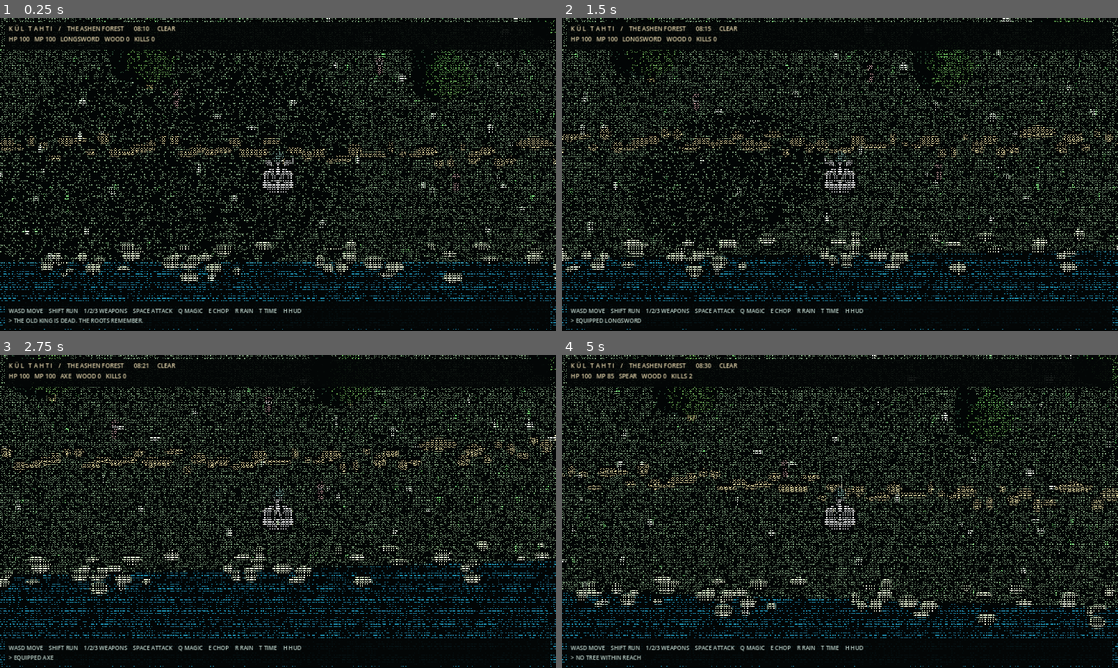
Above: before the commit, frames 1-4 (two rows, left to right).
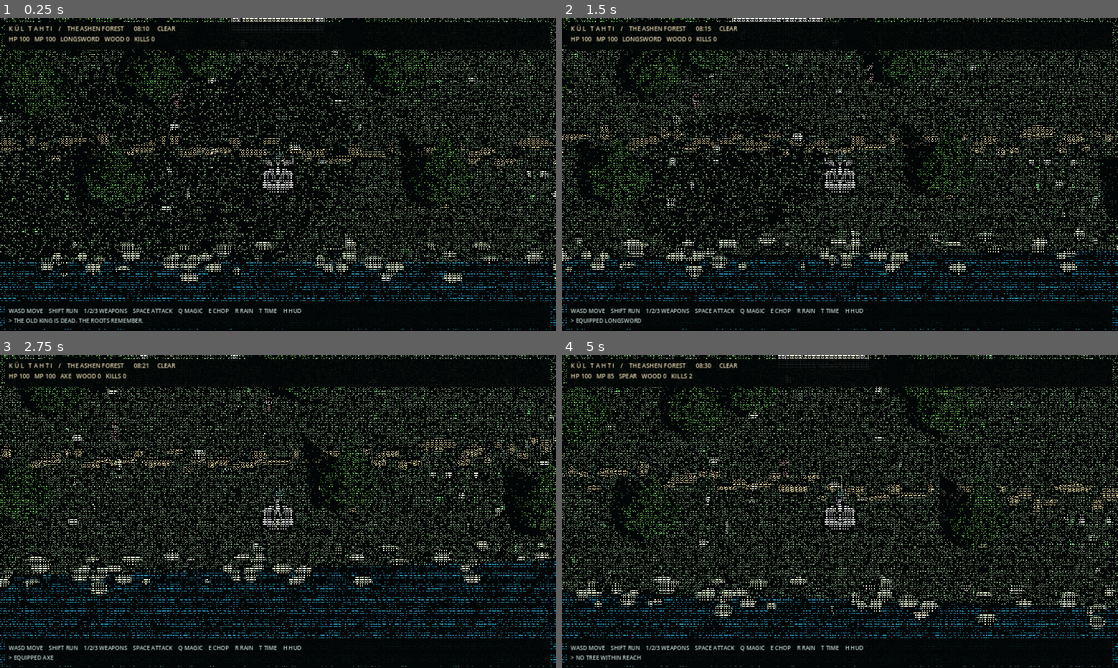
Above: after the commit, the same moments.

Repository: furkhans4o4-create/KUL-TAHTI
Game: Godot game, scene res://scenes/main.tscn
The game is run twice, just before and just after one commit, with the same random seed, the same clock (stepped at 60 frames per second) and the same inputs.
Inputs:
- Up to frame 1 (0.25 s): no input
- Up to frame 2 (1.5 s): tap Enter at 0.5 s; hold D 0.53-1.28 s; hold Shift 0.53-1.28 s; tap Space at 0.77 s; hold S from 1.28 s (still down); tap 1 at 1.35 s
- Up to frame 3 (2.75 s): tap Space at 1.52 s; release S at 2.03 s; hold D from 2.03 s (still down); tap 2 at 2.1 s
- Up to frame 4 (5 s): release D at 2.78 s; hold W 2.78-3.53 s; tap 3 at 2.85 s; tap Space at 3.02, 3.77, 4.52 s; hold A from 3.53 s (still down); tap Q at 3.6 s; tap E at 4.35 s

The runs differ from the first frame. In frame 1, 2.5% of the frame differs, in the area x 0-100%, y 0-84%; in frame 2, 2.1%; in frame 3, 1.8%; in frame 4, 2.5%.

Commit message:
Create recognizable ruined shrine and hand-placed forest silhouettes in 3D ASCII test scene

Diff:
--- a/scripts/forest3d.gd
+++ b/scripts/forest3d.gd
@@ -43,6 +43,7 @@
     _grass()
     _trees()
     _stones()
+    _shrine()
     _player()
     _enemies()
     _camera()
@@ -180,12 +181,12 @@
     trunk_instances.transform_format = MultiMesh.TRANSFORM_3D
     trunk_instances.use_colors = true
     trunk_instances.mesh = trunk_mesh
-    trunk_instances.instance_count = 95
+    trunk_instances.instance_count = 72
     crown_instances = MultiMesh.new()
     crown_instances.transform_format = MultiMesh.TRANSFORM_3D
     crown_instances.use_colors = true
     crown_instances.mesh = leaf_mesh
-    crown_instances.instance_count = 95 * 3
+    crown_instances.instance_count = 72 * 3
 
     var trunk_vis := MultiMeshInstance3D.new()
     trunk_vis.multimesh = trunk_instances
@@ -196,10 +197,19 @@
     leaves_vis.material_override = mat_foliage
     add_child(leaves_vis)
 
-    for i in range(95):
+    var landmark_trees: Array[Vector2] = [
+        Vector2(-9.5,-8.2),Vector2(9.6,-8.9),
+        Vector2(-15.5,-14.0),Vector2(15.0,-15.8),
+        Vector2(-12.5,2.0),Vector2(12.5,1.5),
+        Vector2(-6.2,-20.0),Vector2(7.6,-20.8)
+    ]
+    for i in range(72):
         var x: float = rng.randf_range(-51, 51)
         var z: float = rng.randf_range(-44, 40)
-        if Vector2(x,z).length()<10.0 or z>6.8 or absf(z+2.7)<2.2:
+        if i < landmark_trees.size():
+            x = landmark_trees[i].x
+            z = landmark_trees[i].y
+        elif Vector2(x,z).length()<10.0 or z>6.8 or absf(z+2.7)<2.2:
             x = rng.randf_range(-50, 50)
             z = rng.randf_range(-41, -15)
         var height: float = rng.randf_range(4.9, 8.1)
@@ -227,6 +237,32 @@
         if absf(x)<3.0 and absf(z)<3.0:
             continue
         _mesh(s,mat,self,Vector3(x,0.0,z),Vector3(rng.randf_range(0.20,0.60),0.11,rng.randf_range(0.25,0.74)))
+
+func _shrine() -> void:
+    # A recognizable landmark: three worn stone steps, broken arch and
+    # amber beacon. Everything goes through the ASCII post-process.
+    var stone := _material("71756c")
+    var moss := _material("445c47")
+    var gold_light := _material("efa65d", 0.3, true)
+    _mesh(BoxMesh.new(), stone, self, Vector3(0, 0.05, -16.0), Vector3(7.0,0.35,4.4))
+    _mesh(BoxMesh.new(), moss, self, Vector3(0, 0.24, -16.0), Vector3(5.6,0.25,3.3))
+    _mesh(BoxMesh.new(), stone, self, Vector3(0, 0.52, -16.4), Vector3(1.7,0.8,1.15))
+    var pillar := CylinderMesh.new()
+    pillar.top_radius = 0.42
+    pillar.bottom_radius = 0.50
+    pillar.height = 1.0
+    pillar.radial_segments = 6
+    _mesh(pillar,stone,self,Vector3(-2.35,1.95,-17.1),Vector3(1.0,3.0,1.0))
+    _mesh(pillar,stone,self,Vector3(2.35,1.15,-17.1),Vector3(1.0,1.55,1.0))
+    _mesh(BoxMesh.new(),stone,self,Vector3(-1.05,3.52,-17.1),Vector3(3.8,0.48,0.75))
+    var crystal := _sphere(0.48)
+    _mesh(crystal,gold_light,self,Vector3(0,1.4,-16.4),Vector3(0.72,1.55,0.72))
+    var glow := OmniLight3D.new()
+    glow.light_color = Color("ffc27a")
+    glow.light_energy = 1.5
+    glow.omni_range = 6.0
+    glow.position = Vector3(0,2.4,-16.3)
+    add_child(glow)
 
 func _player() -> void:
     actor = Node3D.new()
